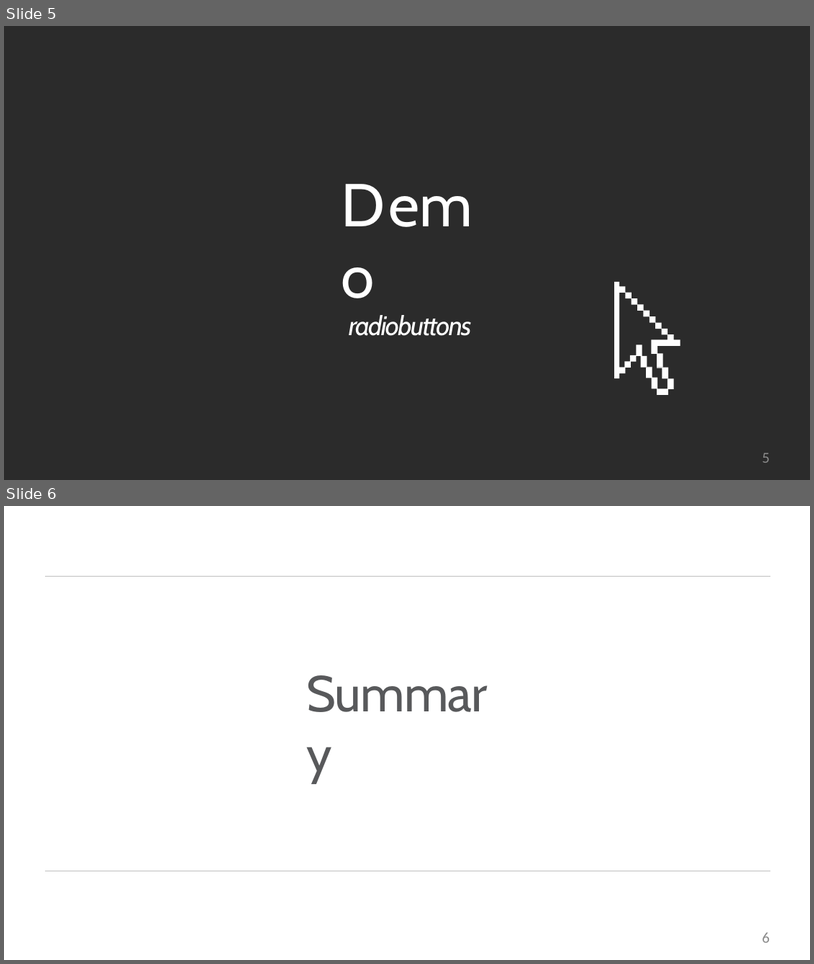
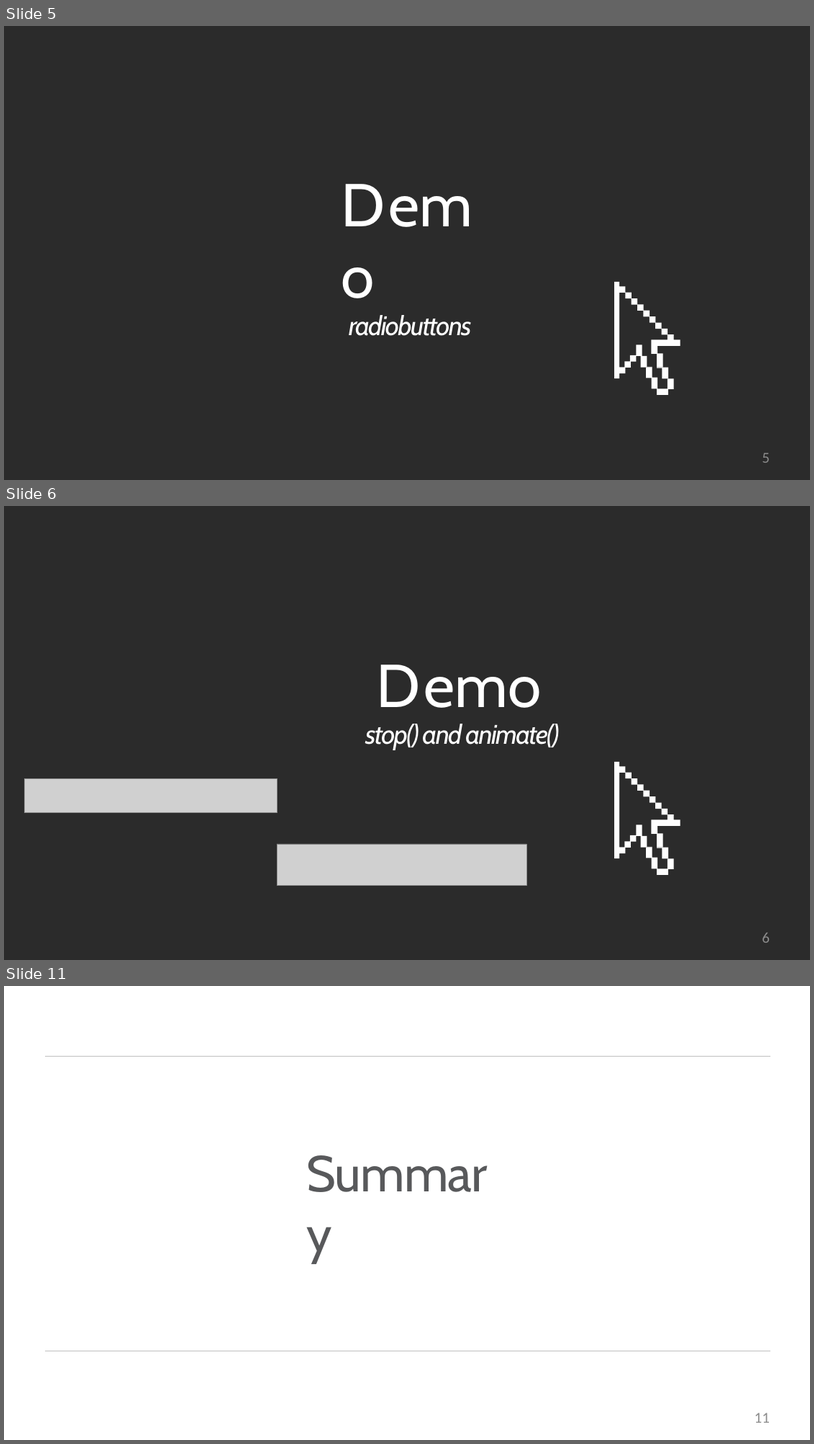
Before and after one commit to StevenJoseph19/Java, a slide deck: Day 8/Slides/7. Working with User Input/7-jquery-getting-started-m7-slides.pptx. Shown one above the other, each under a label of ours: slides 5 and 6 before the commit, slides 5, 6 and 11 after it; the slides between them are not shown. The pictures are 814x964 and 814x1444 pixels, drawn with LibreOffice and Linux fonts; fonts in the diff are those of the drawing; grey boxes stand for pictures; background and template pictures are left out; a plain dark background stands for a picture behind light text. Boxes give left, top, right and bottom in pixels: in the first picture for what was removed or moved away, otherwise in the second. Text is boxed around its words. In the diff, an @@ line names an element or a change of style, - is before the commit and + after.

```diff
--- a/Day 8/Slides/7. Working with User Input/7-jquery-getting-started-m7-slides.pptx
+++ b/Day 8/Slides/7. Working with User Input/7-jquery-getting-started-m7-slides.pptx
@@ slide 6 added at [4,506,810,960], background picture (left out); not listed: 2 template elements that a slide beside it also shows @@
@@ title added at [365,664,559,750], 32 pt, text #FFFFFF, italic @@
+Demo
+stop() and animate()
@@ picture added at [24,778,277,813] @@
@@ picture added at [277,844,527,885] @@
@@ page number added at [762,932,770,942], 18 pt, text #8C8C8C @@
+6
@@ what was slide 6 is now slide 11 @@
@@ page number at [755,1412,770,1422]: text changed @@
-6
+11
```
Also in this commit, not shown: 4 other slides added, 43 other files.
